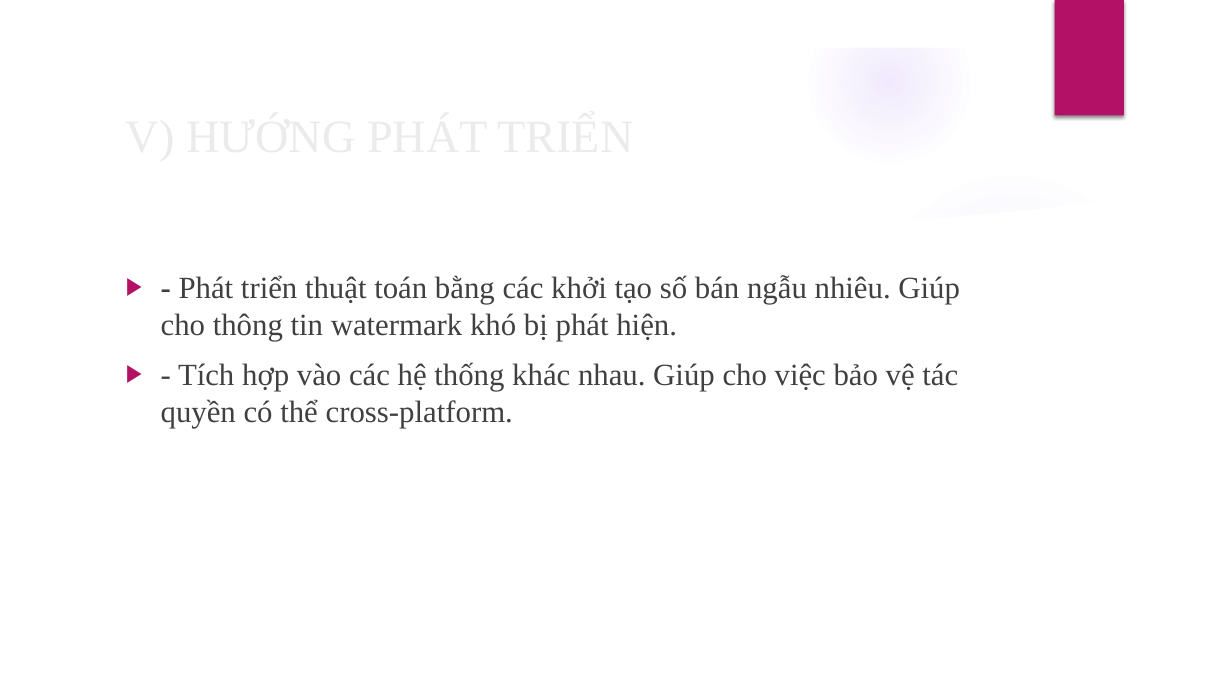
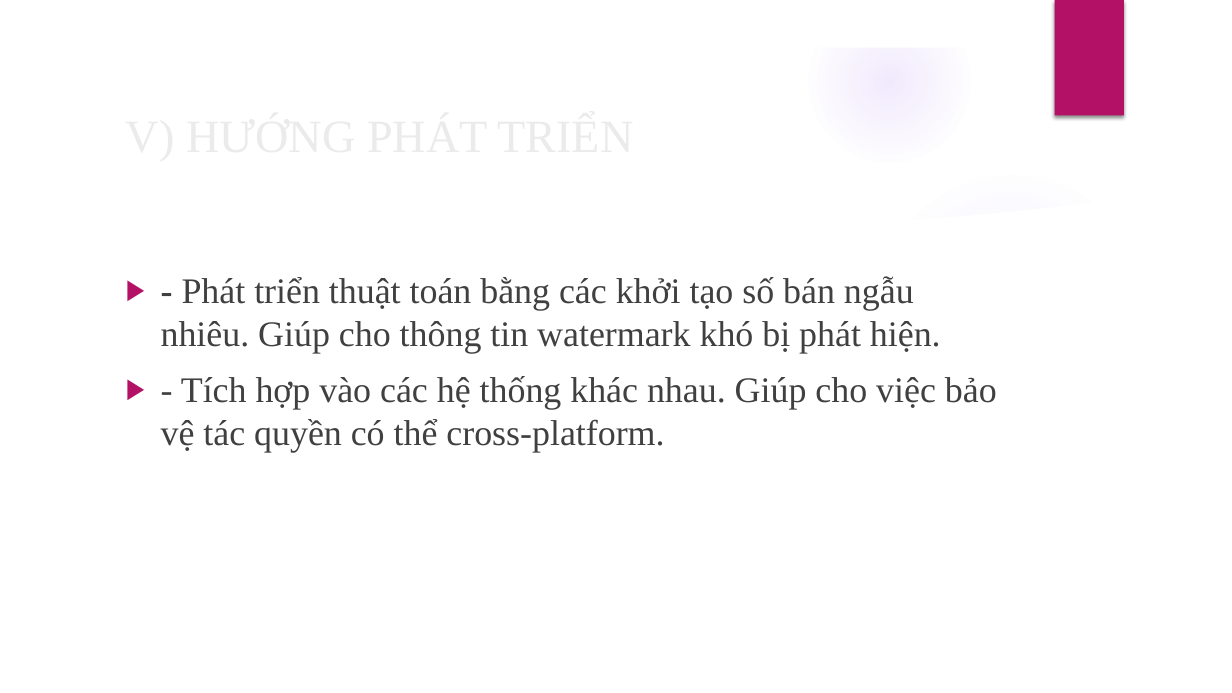
Before and after one commit to TruongThanhNam97/angular-audio, a slide deck: slide 35 of document/BC-LVTN.pptx (slide 33 before the commit). Drawn at 1232x693 pixels with LibreOffice and Linux fonts; fonts in the diff are those of the drawing; background and template pictures are left out. Boxes give left, top, right and bottom in pixels: in the first picture for what was removed or moved away, otherwise in the second. Text is boxed around its words. In the diff, an @@ line names an element or a change of style, - is before the commit and + after.

```diff
--- a/document/BC-LVTN.pptx
+++ b/document/BC-LVTN.pptx
@@ text "- Phát triển thuật toán ..." at [161, 276, 997, 453]: size 24 to 28 pt @@
```
Also in this commit, not shown: 2 other slides changed, 2 slides added, 2 other files.
